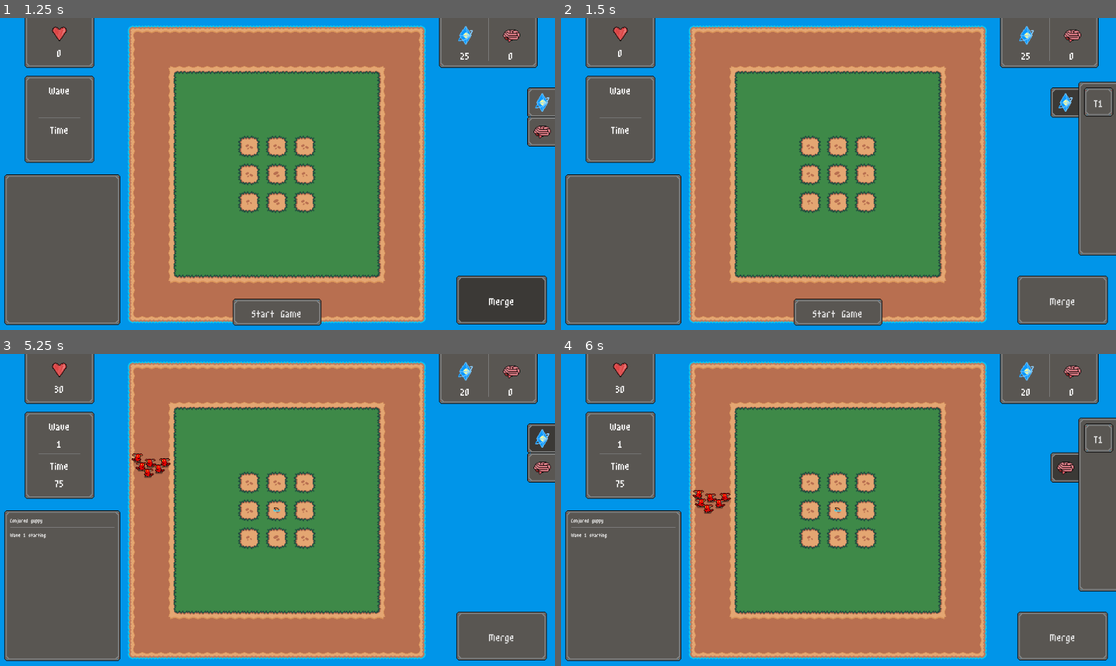
Above: before the commit, frames 1-4 (two rows, left to right).
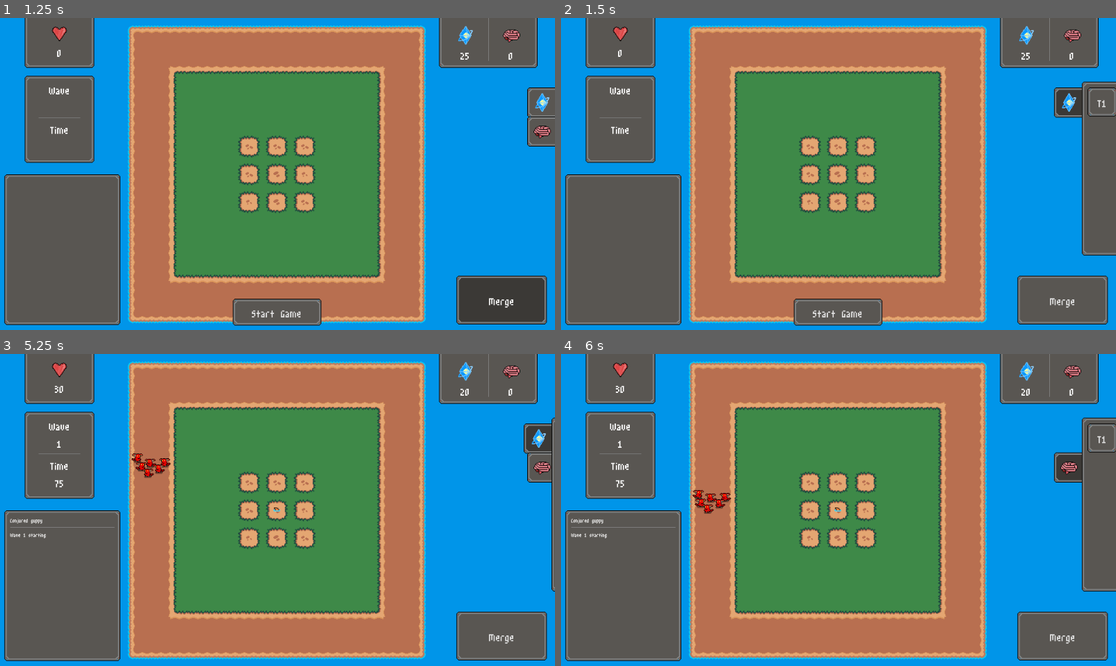
Above: after the commit, the same moments.

Repository: Rowan-Maynor/conjure
Game: Godot game, scene res://scenes/game.tscn
Two runs of this game, one before a commit and one after it. Both use one fixed random seed, a clock stepped at 60 frames per second and the inputs below.
Inputs (mouse positions are in pixels of both pictures, inside the frame that each line leads up to):
- Up to frame 1 (1.25 s): click "Merge" at 0.5 s
- Up to frame 2 (1.5 s): click (1104, 102) at 1.25 s
- Up to frame 3 (5.25 s): click (543, 466) at 2 s; click "T1" at 2.75 s; click "Start Game" at 3.5 s; click "Merge" at 4.25 s; click (510, 438) at 5 s
- Up to frame 4 (6 s): click (1104, 466) at 5.75 s

Frame 1 is identical in both runs. In frame 2, 0.9% of the frame differs, in the area x 88-100%, y 20-77%; in frame 3, 0.5%; in frame 4, 0.8%.

Commit message:
Tabs now lerp when toggled

Diff:
--- a/scenes/game_ui.tscn
+++ b/scenes/game_ui.tscn
@@ -245,7 +245,7 @@
 icon = ExtResource("3_o3bws")
 script = ExtResource("8_3huio")
 
-[node name="mana_buttons" type="PanelContainer" parent="."]
+[node name="mana_tab_buttons" type="PanelContainer" parent="."]
 custom_minimum_size = Vector2(0, 300)
 layout_mode = 1
 anchors_preset = 6
@@ -259,22 +259,22 @@
 grow_horizontal = 0
 grow_vertical = 2
 
-[node name="HBoxContainer" type="HBoxContainer" parent="mana_buttons"]
-layout_mode = 2
-metadata/_edit_lock_ = true
-
-[node name="VBoxContainer" type="VBoxContainer" parent="mana_buttons/HBoxContainer"]
-layout_mode = 2
-metadata/_edit_lock_ = true
-
-[node name="basic_spawn_button" type="Button" parent="mana_buttons/HBoxContainer/VBoxContainer"]
+[node name="HBoxContainer" type="HBoxContainer" parent="mana_tab_buttons"]
+layout_mode = 2
+metadata/_edit_lock_ = true
+
+[node name="VBoxContainer" type="VBoxContainer" parent="mana_tab_buttons/HBoxContainer"]
+layout_mode = 2
+metadata/_edit_lock_ = true
+
+[node name="basic_spawn_button" type="Button" parent="mana_tab_buttons/HBoxContainer/VBoxContainer"]
 custom_minimum_size = Vector2(50, 50)
 layout_mode = 2
 text = "T1"
 script = ExtResource("1_fnul3")
 metadata/_edit_lock_ = true
 
-[node name="right_margin" type="Control" parent="mana_buttons/HBoxContainer"]
+[node name="right_margin" type="Control" parent="mana_tab_buttons/HBoxContainer"]
 custom_minimum_size = Vector2(10, 0)
 layout_mode = 2
 metadata/_edit_lock_ = true
@@ -340,5 +340,5 @@
 [connection signal="pressed" from="start_game_button" to="start_game_button" method="_on_pressed"]
 [connection signal="pressed" from="mana_tab_button" to="mana_tab_button" method="_on_pressed"]
 [connection signal="pressed" from="research_tab_button" to="research_tab_button" method="_on_pressed"]
-[connection signal="pressed" from="mana_buttons/HBoxContainer/VBoxContainer/basic_spawn_button" to="mana_buttons/HBoxContainer/VBoxContainer/basic_spawn_button" method="_on_pressed"]
+[connection signal="pressed" from="mana_tab_buttons/HBoxContainer/VBoxContainer/basic_spawn_button" to="mana_tab_buttons/HBoxContainer/VBoxContainer/basic_spawn_button" method="_on_pressed"]
 [connection signal="pressed" from="research_tab_buttons/HBoxContainer/VBoxContainer/basic_spawn_button" to="research_tab_buttons/HBoxContainer/VBoxContainer/basic_spawn_button" method="_on_pressed"]
--- a/scripts/game.gd
+++ b/scripts/game.gd
@@ -27,7 +27,7 @@
 @onready var wave_ui_value = $"CanvasLayer/Main-ui/wave_data_container/HBoxContainer/VBoxContainer/wave_value"
 @onready var time_ui_value = $"CanvasLayer/Main-ui/wave_data_container/HBoxContainer/VBoxContainer/time_value"
 @onready var lives_ui_value = $"CanvasLayer/Main-ui/lives_data_container/VBoxContainer/life_value"
-@onready var basic_spawn_button = $"CanvasLayer/Main-ui/mana_buttons/HBoxContainer/VBoxContainer/basic_spawn_button"
+@onready var basic_spawn_button = $"CanvasLayer/Main-ui/mana_tab_buttons/HBoxContainer/VBoxContainer/basic_spawn_button"
 @onready var text_box_container = $"CanvasLayer/Main-ui/text_box/ScrollContainer/VBoxContainer"
 
 func _ready():
--- a/scripts/mana_tab_button.gd
+++ b/scripts/mana_tab_button.gd
@@ -1,11 +1,34 @@
 extends Button
 
 var shift_ammount = 65
+var self_closed_position: Vector2
+var self_open_position: Vector2
+var tab_closed_position: Vector2
+var tab_open_position: Vector2
+var speed = .2
+var is_open = false
+@onready var mana_buttons_tab = $"../mana_tab_buttons"
+
+func _ready():
+	self_closed_position.x = 912
+	self_closed_position.y = 120
+	self_open_position.x = self_closed_position.x - shift_ammount
+	self_open_position.y = 120
+	tab_closed_position.x = 960
+	tab_closed_position.y = 110
+	tab_open_position.x = tab_closed_position.x - shift_ammount
+	tab_open_position.y = 110
+
+func _physics_process(_delta: float) -> void:
+	if(is_open == true):
+		self.position = self.position.lerp(self_open_position, speed)
+		mana_buttons_tab.position = mana_buttons_tab.position.lerp(tab_open_position, speed)
+	if(is_open == false):
+		self.position = self.position.lerp(self_closed_position, speed)
+		mana_buttons_tab.position = mana_buttons_tab.position.lerp(tab_closed_position, speed)
 
 func _on_pressed() -> void:
-	if(self.position.x == 912):
-		self.position.x -= shift_ammount
-		$"../mana_buttons".position.x -= shift_ammount
+	if(is_open == false):
+		is_open = true
 	else:
-		self.position.x += shift_ammount
-		$"../mana_buttons".position.x += shift_ammount
+		is_open = false
--- a/scripts/research_tab_button.gd
+++ b/scripts/research_tab_button.gd
@@ -1,11 +1,34 @@
 extends Button
 
 var shift_ammount = 65
+var self_closed_position: Vector2
+var self_open_position: Vector2
+var tab_closed_position: Vector2
+var tab_open_position: Vector2
+var speed = .2
+var is_open = false
+@onready var research_buttons_tab = $"../research_tab_buttons"
+
+func _ready():
+	self_closed_position.x = 912
+	self_closed_position.y = 170
+	self_open_position.x = self_closed_position.x - shift_ammount
+	self_open_position.y = 170
+	tab_closed_position.x = 960
+	tab_closed_position.y = 110
+	tab_open_position.x = tab_closed_position.x - shift_ammount
+	tab_open_position.y = 110
+
+func _physics_process(_delta: float) -> void:
+	if(is_open == true):
+		self.position = self.position.lerp(self_open_position, speed)
+		research_buttons_tab.position = research_buttons_tab.position.lerp(tab_open_position, speed)
+	if(is_open == false):
+		self.position = self.position.lerp(self_closed_position, speed)
+		research_buttons_tab.position = research_buttons_tab.position.lerp(tab_closed_position, speed)
 
 func _on_pressed() -> void:
-	if(self.position.x == 912):
-		self.position.x -= shift_ammount
-		$"../research_tab_buttons".position.x -= shift_ammount
+	if(is_open == false):
+		is_open = true
 	else:
-		self.position.x += shift_ammount
-		$"../research_tab_buttons".position.x += shift_ammount
+		is_open = false
